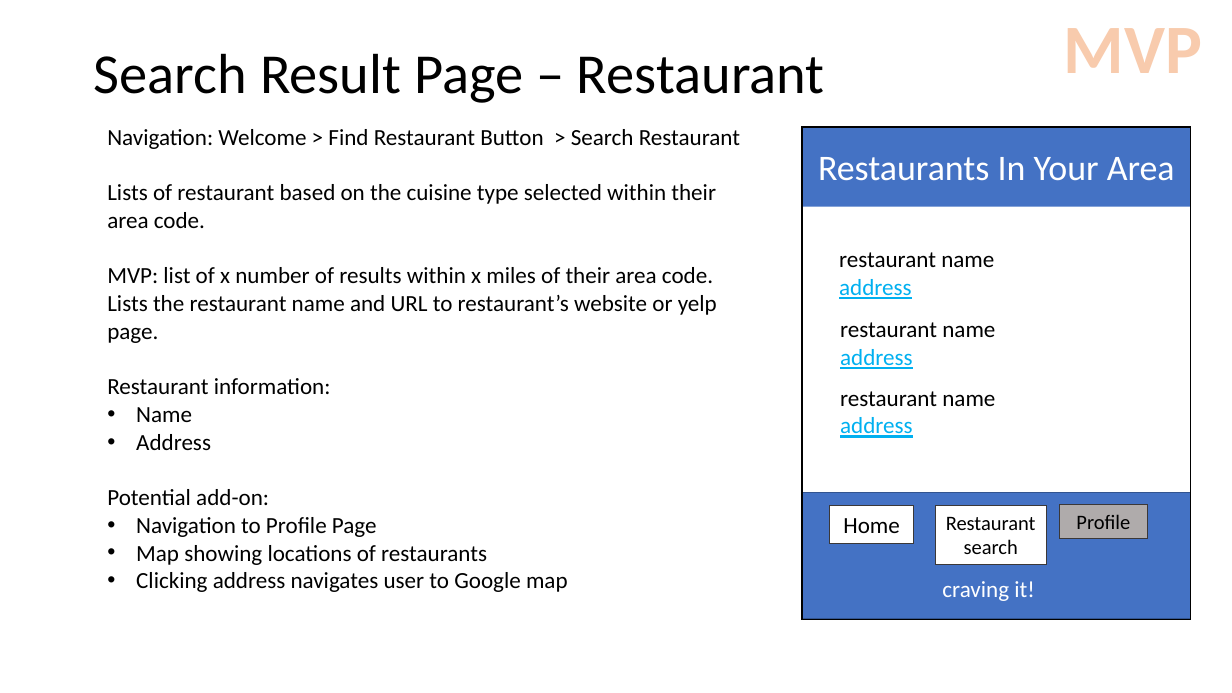
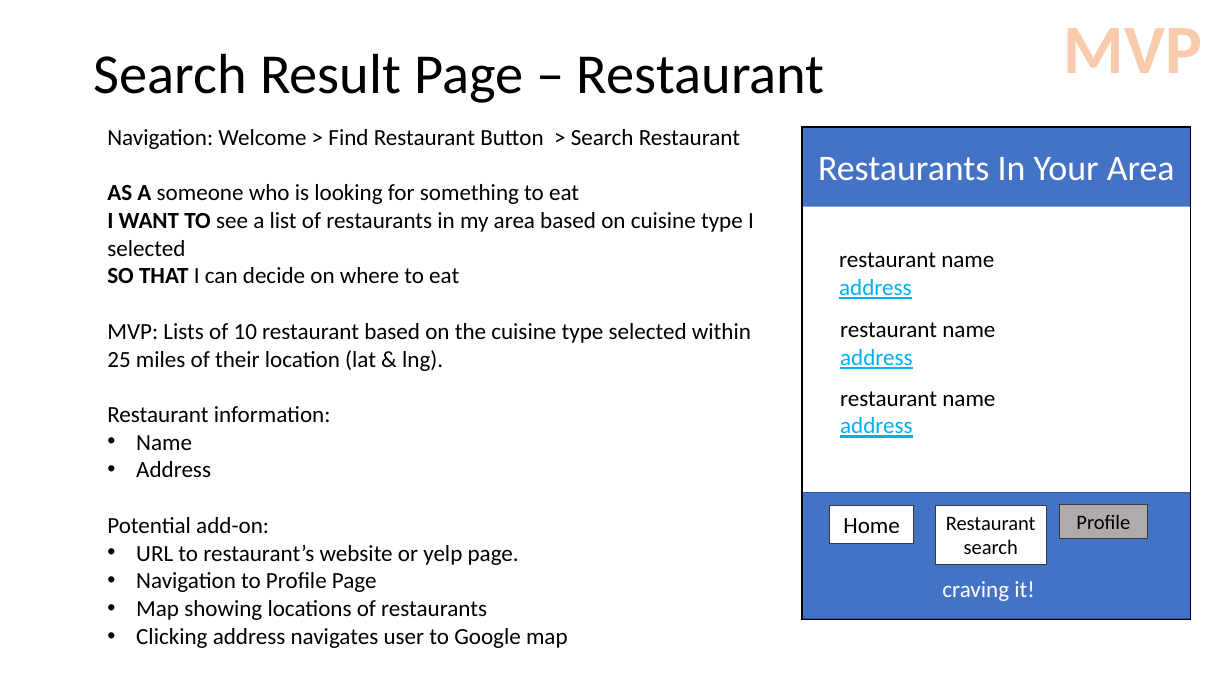
Before and after one commit to christinena-msr/crave_masters, a slide deck: slide 12 of WireFrames.pptx. Drawn at 1232x693 pixels with LibreOffice and Linux fonts; fonts in the diff are those of the drawing. Boxes give left, top, right and bottom in pixels: in the first picture for what was removed or moved away, otherwise in the second. Text is boxed around its words. In the diff, an @@ line names an element or a change of style, - is before the commit and + after.

```diff
--- a/WireFrames.pptx
+++ b/WireFrames.pptx
@@ text at <box>107,184,754,371</box>: text changed @@
-Lists of restaurant based on the cuisine type selected within their area code.
-MVP: list of x number of results within x miles of their area code. Lists the restaurant name and URL to restaurant’s website or yelp page.
+AS A someone who is looking for something to eat
+I WANT TO see a list of restaurants in my area based on cuisine type I selected
+SO THAT I can decide on where to eat
+MVP: Lists of 10 restaurant based on the cuisine type selected within 25 miles of their location (lat & lng).
@@ text at <box>136,545,519,565</box>: paragraph added @@
+• URL to restaurant’s website or yelp page.
```
Also in this commit, not shown: 5 other slides changed, 3 other files.
